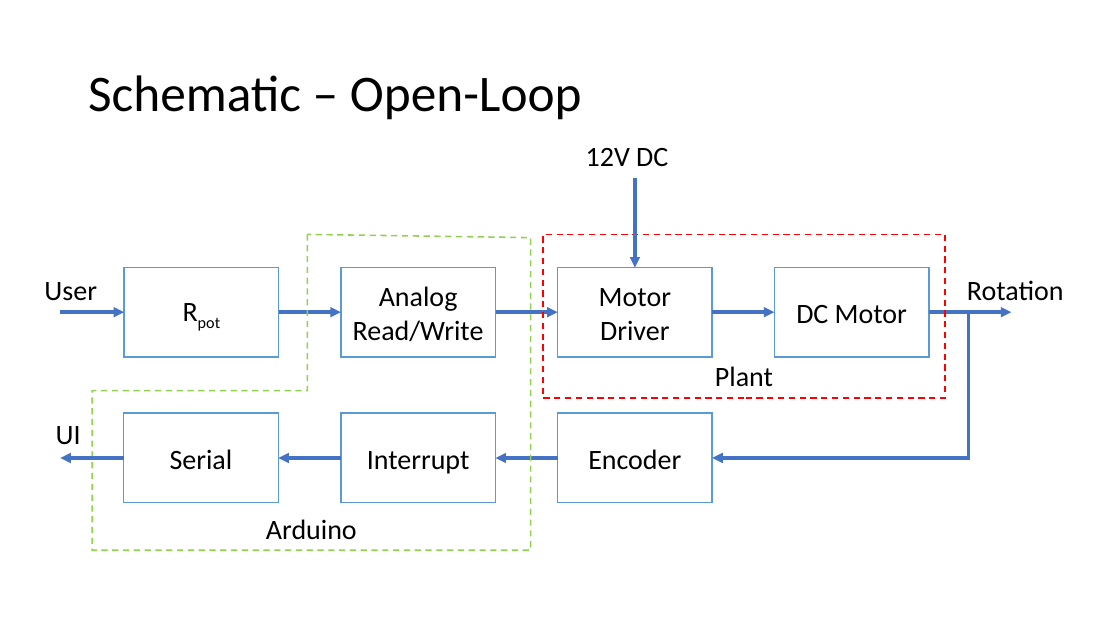
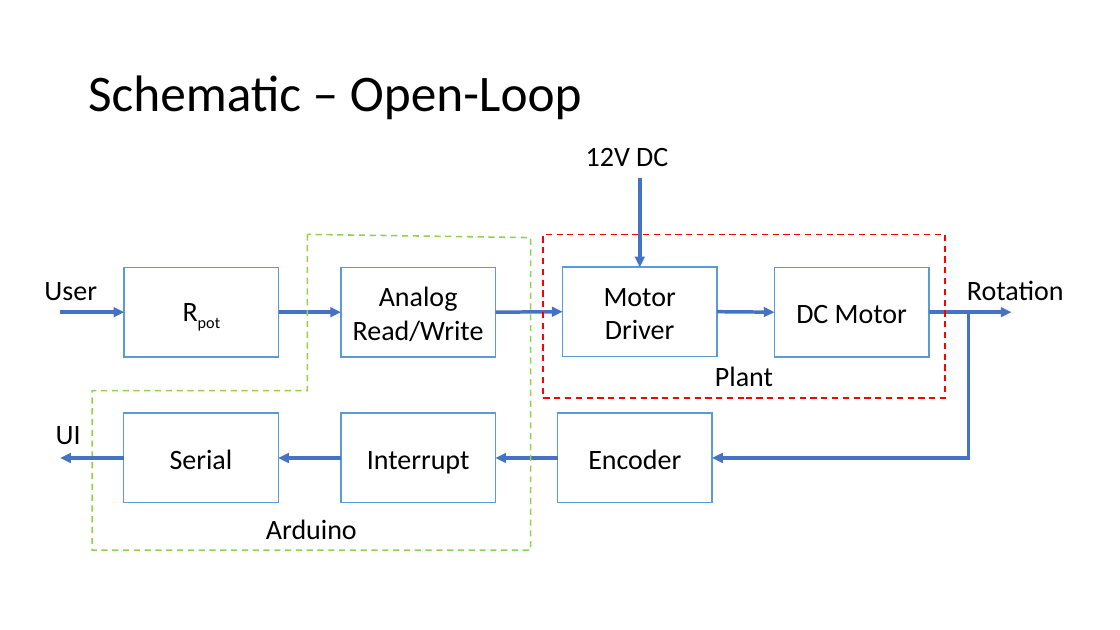
Before and after one commit to AnielShri/Simple-Arduino-PID, a slide deck: slide 3 of Overview.pptx. Drawn at 1120x630 pixels with LibreOffice and Linux fonts; fonts in the diff are those of the drawing. Boxes give left, top, right and bottom in pixels: in the first picture for what was removed or moved away, otherwise in the second. Text is boxed around its words. In the diff, an @@ line names an element or a change of style, - is before the commit and + after.

```diff
--- a/Overview.pptx
+++ b/Overview.pptx
@@ arrow moved from (635, 178) - (635, 268) to (640, 178) - (640, 267) @@
@@ rectangle "Motor Driver": place and size @@
-rectangle "Motor Driver" at (558,268,712,357)
+rectangle "Motor Driver" at (562,267,717,356)
@@ arrow moved from (495, 312) - (558, 312) to (495, 312) - (562, 311) @@
@@ arrow moved from (712, 312) - (774, 312) to (717, 311) - (774, 312) @@
```
Also in this commit, not shown: 2 slides added, 2 other files.
